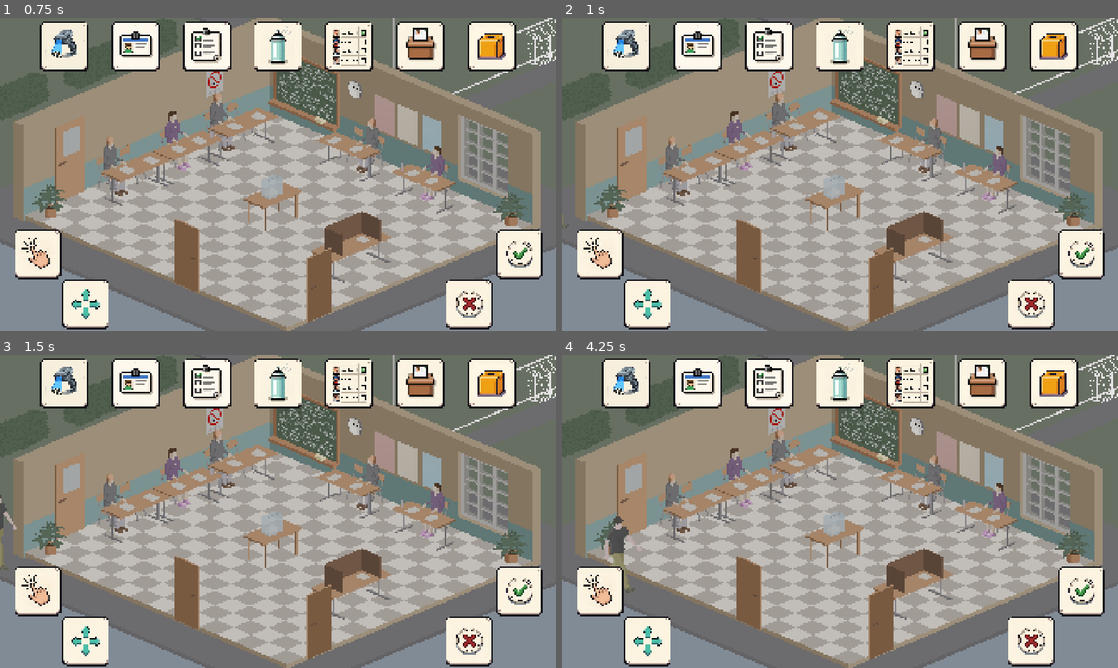
Above: before the commit, frames 1-4 (two rows, left to right).
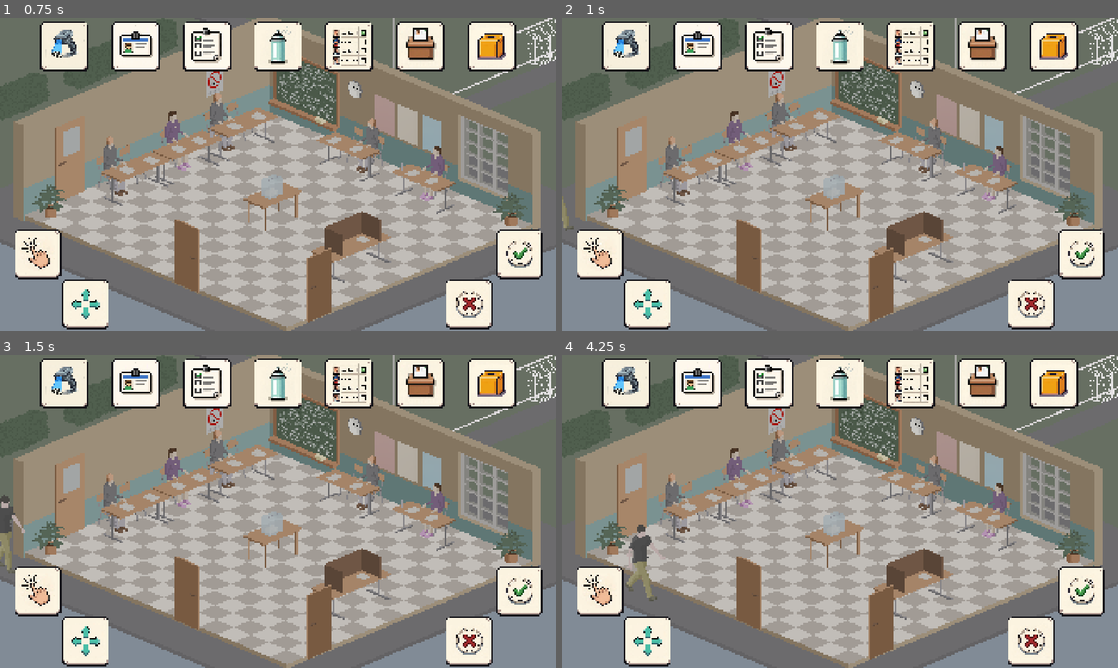
Above: after the commit, the same moments.

Repository: kreativna-blokada/blokadna-glasalica
Game: Godot game, scene res://!project/build/design/scenes/game.tscn
Same seed, same stepped clock (60 frames per second), same inputs: the game is played once before the commit and once after it.
Inputs:
- Up to frame 1 (0.75 s): tap Enter at 0.5 s; hold Space (right) from 0.53 s (still down); hold A (select) from 0.53 s (still down)
- Up to frame 2 (1 s): keep holding Space (right); keep holding A (select)
- Up to frame 3 (1.5 s): release Space (right) at 1.28 s; release A (select) at 1.28 s; tap D (start) at 1.35 s
- Up to frame 4 (4.25 s): hold Shift (wrong) 2.03-2.78 s; hold Space (right) 2.03-3.53 s; tap A (select) at 2.85 s; hold D (start) from 3.53 s (still down)

Frame 1 is identical in both runs. In frame 2, less than 0.1% of the frame differs, in the area x 0-3%, y 58-68%; in frame 3, 0.4%; in frame 4, 0.9%, in the area x 7-18%, y 51-79%.

Commit message:
[CODE-02] Using actual speed value from inspector

Diff:
--- a/!project/build/design/scenes/actors/voter.tscn
+++ b/!project/build/design/scenes/actors/voter.tscn
@@ -165,26 +165,9 @@
 
 [node name="Voter" unique_id=1417136144 instance=ExtResource("1_5suuu")]
 script = ExtResource("2_5suuu")
-speed = 80.0
+speed = 100.0
 
-[node name="Dialog" parent="." index="0" unique_id=957263075]
-visible = false
-position = Vector2(0, -260)
-scale = Vector2(0.42, 0.42)
-
-[node name="Label" parent="Dialog" index="0" unique_id=867489016]
-visible = false
-offset_left = -277.5
-offset_top = -115.0
-offset_right = -197.5
-offset_bottom = -45.0
-
-[node name="HUD" parent="." index="1" unique_id=1951438455]
-visible = false
-position = Vector2(0, -360)
-scale = Vector2(2, 2)
-
-[node name="CharacterSprite" parent="." index="3" unique_id=3088008]
+[node name="CharacterSprite" parent="." index="1" unique_id=3088008]
 modulate = Color(0.89, 0.89, 0.89, 1)
 scale = Vector2(1.5, 1.5)
 texture = ExtResource("3_5suuu")
@@ -194,12 +177,12 @@
 vframes = 5
 region_rect = Rect2(100, 100, 100, 100)
 
-[node name="AudioStreamPlayer" type="AudioStreamPlayer" parent="." index="4" unique_id=1711024557]
-
-[node name="CollisionShape2D" parent="." index="5" unique_id=312657875]
+[node name="CollisionShape2D" parent="." index="2" unique_id=312657875]
 position = Vector2(0, -16)
 rotation = 1.5707964
 shape = SubResource("CapsuleShape2D_5suuu")
 
-[node name="AnimationPlayer" parent="." index="6" unique_id=830087118]
+[node name="AnimationPlayer" parent="." index="3" unique_id=830087118]
 libraries/ = SubResource("AnimationLibrary_7wrt8")
+
+[node name="AudioStreamPlayer" type="AudioStreamPlayer" parent="." index="4" unique_id=1711024557]
Not shown, added: !project/build/ANALYSIS_SPEED_ISSUE.md
